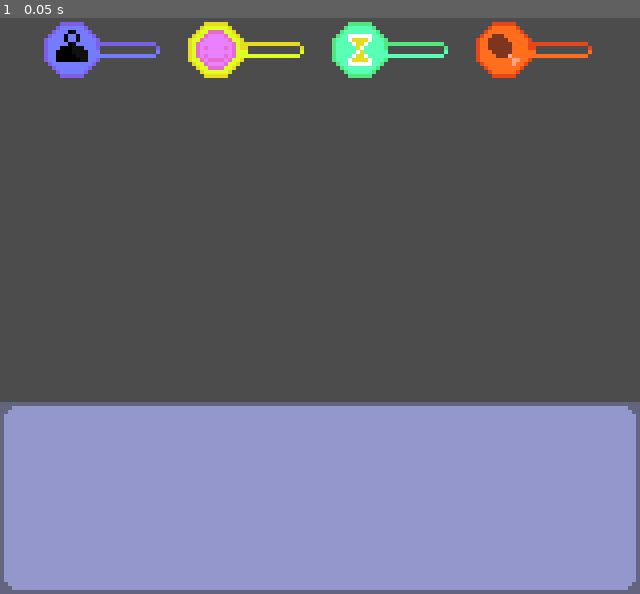
Above: before the commit, frame 1.
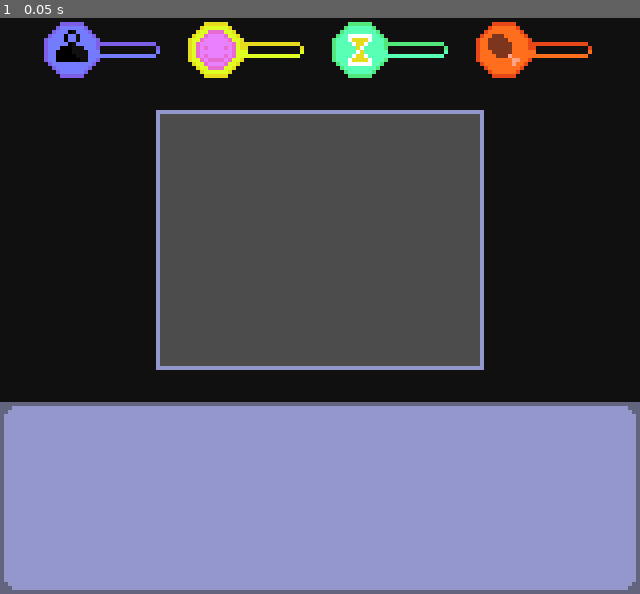
Above: after the commit, the same moment.

Repository: RustyMonky/LudumDare42
Game: Godot game, scene res://scenes/main.tscn
Same seed, same stepped clock (60 frames per second), same inputs: the game is played once before the commit and once after it.
Inputs:
- Up to frame 1 (0.05 s): no input

The runs differ from the first frame. In frame 1, 42% of the frame differs, in the area x 0-100%, y 0-67%.
Error in both runs: Invalid get index 'PROMPT' (on base: 'Node (gameState.gd)'). (res://scenes/main.gd:20)

Commit message:
Adds last penguin sprites, fixes retry, adds initial background

Diff:
--- a/scenes/gameover.gd
+++ b/scenes/gameover.gd
@@ -7,4 +7,5 @@
 
 func _on_retryButton_pressed():
 	pet.reset_pet_values()
+	pet.isDead = false
 	sceneManager.goto_scene("res://scenes/main.tscn")
--- a/scenes/main.tscn
+++ b/scenes/main.tscn
@@ -1,37 +1,71 @@
-[gd_scene load_steps=13 format=2]
+[gd_scene load_steps=14 format=2]
 
 [ext_resource path="res://scenes/main.gd" type="Script" id=1]
-[ext_resource path="res://scenes/actions.tscn" type="PackedScene" id=2]
-[ext_resource path="res://assets/sprites/ui/textbox.png" type="Texture" id=3]
-[ext_resource path="res://assets/fonts/main.tres" type="DynamicFont" id=4]
-[ext_resource path="res://assets/sprites/ui/bars/sizeBar.png" type="Texture" id=5]
-[ext_resource path="res://assets/sprites/ui/bars/sizeProgress.png" type="Texture" id=6]
-[ext_resource path="res://assets/sprites/ui/bars/happyBar.png" type="Texture" id=7]
-[ext_resource path="res://assets/sprites/ui/bars/happyProgress.png" type="Texture" id=8]
-[ext_resource path="res://assets/sprites/ui/bars/ageBar.png" type="Texture" id=9]
-[ext_resource path="res://assets/sprites/ui/bars/ageProgress.png" type="Texture" id=10]
-[ext_resource path="res://assets/sprites/ui/bars/hungerBar.png" type="Texture" id=11]
-[ext_resource path="res://assets/sprites/ui/bars/hungerProgress.png" type="Texture" id=12]
-
-[node name="root" type="Node"]
+[ext_resource path="res://assets/sprites/ui/background.png" type="Texture" id=2]
+[ext_resource path="res://scenes/actions.tscn" type="PackedScene" id=3]
+[ext_resource path="res://assets/sprites/ui/textbox.png" type="Texture" id=4]
+[ext_resource path="res://assets/fonts/main.tres" type="DynamicFont" id=5]
+[ext_resource path="res://assets/sprites/ui/bars/sizeBar.png" type="Texture" id=6]
+[ext_resource path="res://assets/sprites/ui/bars/sizeProgress.png" type="Texture" id=7]
+[ext_resource path="res://assets/sprites/ui/bars/happyBar.png" type="Texture" id=8]
+[ext_resource path="res://assets/sprites/ui/bars/happyProgress.png" type="Texture" id=9]
+[ext_resource path="res://assets/sprites/ui/bars/ageBar.png" type="Texture" id=10]
+[ext_resource path="res://assets/sprites/ui/bars/ageProgress.png" type="Texture" id=11]
+[ext_resource path="res://assets/sprites/ui/bars/hungerBar.png" type="Texture" id=12]
+[ext_resource path="res://assets/sprites/ui/bars/hungerProgress.png" type="Texture" id=13]
+
+[node name="root" type="Node" index="0"]
 
 script = ExtResource( 1 )
 
-[node name="actionsMenu" type="CanvasLayer" parent="." index="0"]
-
+[node name="background" type="CanvasLayer" parent="." index="0"]
+
+layer = 0
+offset = Vector2( 0, 0 )
+rotation = 0.0
+scale = Vector2( 1, 1 )
+transform = Transform2D( 1, 0, 0, 1, 0, 0 )
+
+[node name="Sprite" type="Sprite" parent="background" index="0"]
+
+position = Vector2( 80, 56 )
+texture = ExtResource( 2 )
+_sections_unfolded = [ "Region", "Transform" ]
+
+[node name="ColorRect" type="ColorRect" parent="background" index="1"]
+
+anchor_left = 0.0
+anchor_top = 0.0
+anchor_right = 0.0
+anchor_bottom = 0.0
+margin_right = 160.0
+margin_bottom = 16.0
+rect_pivot_offset = Vector2( 0, 0 )
+rect_clip_content = false
+mouse_filter = 0
+mouse_default_cursor_shape = 0
+size_flags_horizontal = 1
+size_flags_vertical = 1
+color = Color( 0.0666667, 0.0666667, 0.0666667, 1 )
+_sections_unfolded = [ "Rect" ]
+
+[node name="actionsMenu" type="CanvasLayer" parent="." index="1"]
+
+editor/display_folded = true
 layer = 2
 offset = Vector2( 0, 0 )
 rotation = 0.0
 scale = Vector2( 1, 1 )
 transform = Transform2D( 1, 0, 0, 1, 0, 0 )
 
-[node name="actions" parent="actionsMenu" index="0" instance=ExtResource( 2 )]
+[node name="actions" parent="actionsMenu" index="0" instance=ExtResource( 3 )]
 
 visible = false
 _sections_unfolded = [ "Rect", "Visibility" ]
 
-[node name="ui" type="CanvasLayer" parent="." index="1"]
-
+[node name="ui" type="CanvasLayer" parent="." index="2"]
+
+editor/display_folded = true
 layer = 1
 offset = Vector2( 0, 0 )
 rotation = 0.0
@@ -99,9 +133,9 @@
 anchor_right = 1.0
 anchor_bottom = 0.0
 margin_left = 10.0
-margin_right = -20.0
-margin_bottom = 32.0
-rect_min_size = Vector2( 140, 32 )
+margin_right = -10.0
+margin_bottom = 16.0
+rect_min_size = Vector2( 140, 16 )
 rect_pivot_offset = Vector2( 0, 0 )
 rect_clip_content = false
 mouse_filter = 1
@@ -244,7 +278,7 @@
 playback/speed = 1.0
 _sections_unfolded = [ "playback" ]
 
-[node name="transitionTimer" type="Timer" parent="." index="2"]
+[node name="transitionTimer" type="Timer" parent="." index="3"]
 
 process_mode = 1
 wait_time = 0.5
--- a/scenes/pets/penguin.gd
+++ b/scenes/pets/penguin.gd
@@ -1,33 +1,40 @@
 extends "res://scenes/pet.gd"
 
 func _ready():
-	spriteTexture = "res://assets/sprites/pets/penguin/baby.png"
+	spriteTexture = "res://assets/sprites/pets/penguin/babyAngry.png"
 	self.texture = load(spriteTexture)
 
 func update_pet_sprite():
-	if pet.pet.size == 3:
+	if pet.pet.size <= 2:
+		if pet.pet.happiness < 5:
+			spriteTexture = "res://assets/sprites/pets/penguin/babyAngry.png"
+			pet.petSprite = spriteTexture
+		else:
+			spriteTexture = "res://assets/sprites/pets/penguin/baby.png"
+			pet.petSprite = spriteTexture
+	elif pet.pet.size == 3:
 		if pet.pet.happiness < 5:
 			spriteTexture = "res://assets/sprites/pets/penguin/phase2Angry.png"
-			pet.petSprite = "res://assets/sprites/pets/penguin/phase2Angry.png"
+			pet.petSprite = spriteTexture
 		else:
 			spriteTexture = "res://assets/sprites/pets/penguin/phase2.png"
-			pet.petSprite = "res://assets/sprites/pets/penguin/phase2.png"
+			pet.petSprite = spriteTexture
 
 	elif pet.pet.size == 4:
 		if pet.pet.happiness < 5:
 			spriteTexture = "res://assets/sprites/pets/penguin/phase3Angry.png"
-			pet.petSprite = "res://assets/sprites/pets/penguin/phase3Angry.png"
+			pet.petSprite = spriteTexture
 		else:
 			spriteTexture = "res://assets/sprites/pets/penguin/phase3.png"
-			pet.petSprite = "res://assets/sprites/pets/penguin/phase3.png"
+			pet.petSprite = spriteTexture
 
 	elif pet.pet.size == 5:
 		if pet.pet.happiness < 5:
 			spriteTexture = "res://assets/sprites/pets/penguin/phase4Angry.png"
-			pet.petSprite = "res://assets/sprites/pets/penguin/phase4Angry.png"
+			pet.petSprite = spriteTexture
 		else:
 			spriteTexture = "res://assets/sprites/pets/penguin/phase4.png"
-			pet.petSprite = "res://assets/sprites/pets/penguin/phase4.png"
+			pet.petSprite = spriteTexture
 
 	self.texture = load(spriteTexture)
 
--- a/scenes/pets/penguin.tscn
+++ b/scenes/pets/penguin.tscn
@@ -5,7 +5,7 @@
 [ext_resource path="res://assets/animations/explode.tres" type="Animation" id=3]
 [ext_resource path="res://assets/sprites/pets/pink/particles/penguin.tres" type="Material" id=4]
 
-[node name="pet" type="Sprite" index="0"]
+[node name="pet" type="Sprite"]
 
 position = Vector2( 80, 56 )
 texture = ExtResource( 1 )
--- a/scenes/pets/pink.gd
+++ b/scenes/pets/pink.gd
@@ -8,30 +8,30 @@
 	if pet.pet.size <= 2:
 		if pet.pet.happiness < 5:
 			spriteTexture = "res://assets/sprites/pets/pink/babyAngry.png"
-			pet.petSprite = "res://assets/sprites/pets/pink/babyAngry.png"
-	if pet.pet.size == 3:
+			pet.petSprite = spriteTexture
+	elif pet.pet.size == 3:
 		if pet.pet.happiness < 5:
 			spriteTexture = "res://assets/sprites/pets/pink/phase2Angry.png"
-			pet.petSprite = "res://assets/sprites/pets/pink/phase2Angry.png"
+			pet.petSprite = spriteTexture
 		else:
 			spriteTexture = "res://assets/sprites/pets/pink/phase2.png"
-			pet.petSprite = "res://assets/sprites/pets/pink/phase2.png"
+			pet.petSprite = spriteTexture
 
 	elif pet.pet.size == 4:
 		if pet.pet.happiness < 5:
 			spriteTexture = "res://assets/sprites/pets/pink/phase3Angry.png"
-			pet.petSprite = "res://assets/sprites/pets/pink/phase3Angry.png"
+			pet.petSprite = spriteTexture
 		else:
 			spriteTexture = "res://assets/sprites/pets/pink/phase3.png"
-			pet.petSprite = "res://assets/sprites/pets/pink/phase3.png"
+			pet.petSprite = spriteTexture
 
 	elif pet.pet.size == 5:
 		if pet.pet.happiness < 5:
 			spriteTexture = "res://assets/sprites/pets/pink/phase4Angry.png"
-			pet.petSprite = "res://assets/sprites/pets/pink/phase4Angry.png"
+			pet.petSprite = spriteTexture
 		else:
 			spriteTexture = "res://assets/sprites/pets/pink/phase4.png"
-			pet.petSprite = "res://assets/sprites/pets/pink/phase4.png"
+			pet.petSprite = spriteTexture
 
 	self.texture = load(spriteTexture)
 
--- a/scenes/pets/pink.tscn
+++ b/scenes/pets/pink.tscn
@@ -5,7 +5,7 @@
 [ext_resource path="res://assets/animations/explode.tres" type="Animation" id=3]
 [ext_resource path="res://assets/sprites/pets/pink/particles/pink.tres" type="Material" id=4]
 
-[node name="pet" type="Sprite" index="0"]
+[node name="pet" type="Sprite"]
 
 position = Vector2( 80, 56 )
 texture = ExtResource( 1 )
Binary file added: assets/sprites/pets/penguin/phase4.png
Not shown, added: assets/sprites/pets/penguin/phase4.png.import
Binary file added: assets/sprites/pets/penguin/phase4Angry.png
Not shown, changed: assets/sprites/pets/penguin/phase4Angry.png.import
Binary file changed: assets/sprites/pets/pink/babyAngry.png
Binary file removed: assets/sprites/pets/pink/particles/baby.png
Binary file added: assets/sprites/ui/background.png
Not shown, added: assets/sprites/ui/background.png.import
Not shown: 6 places in scenes/main.tscn that only renumber resources
